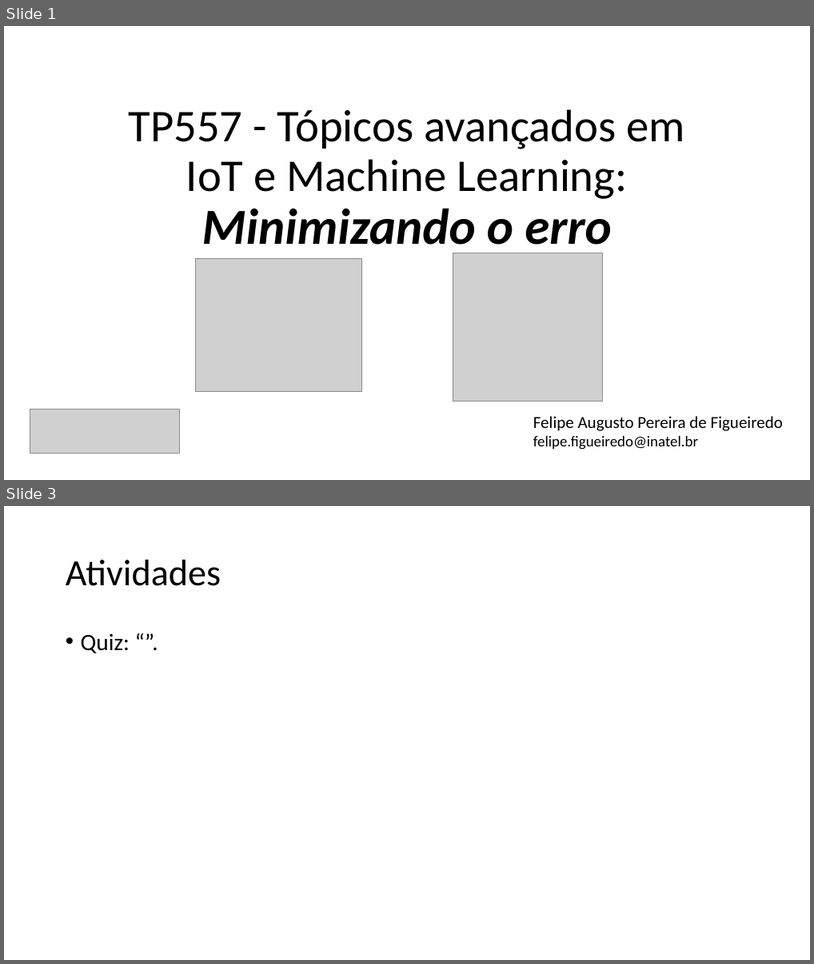
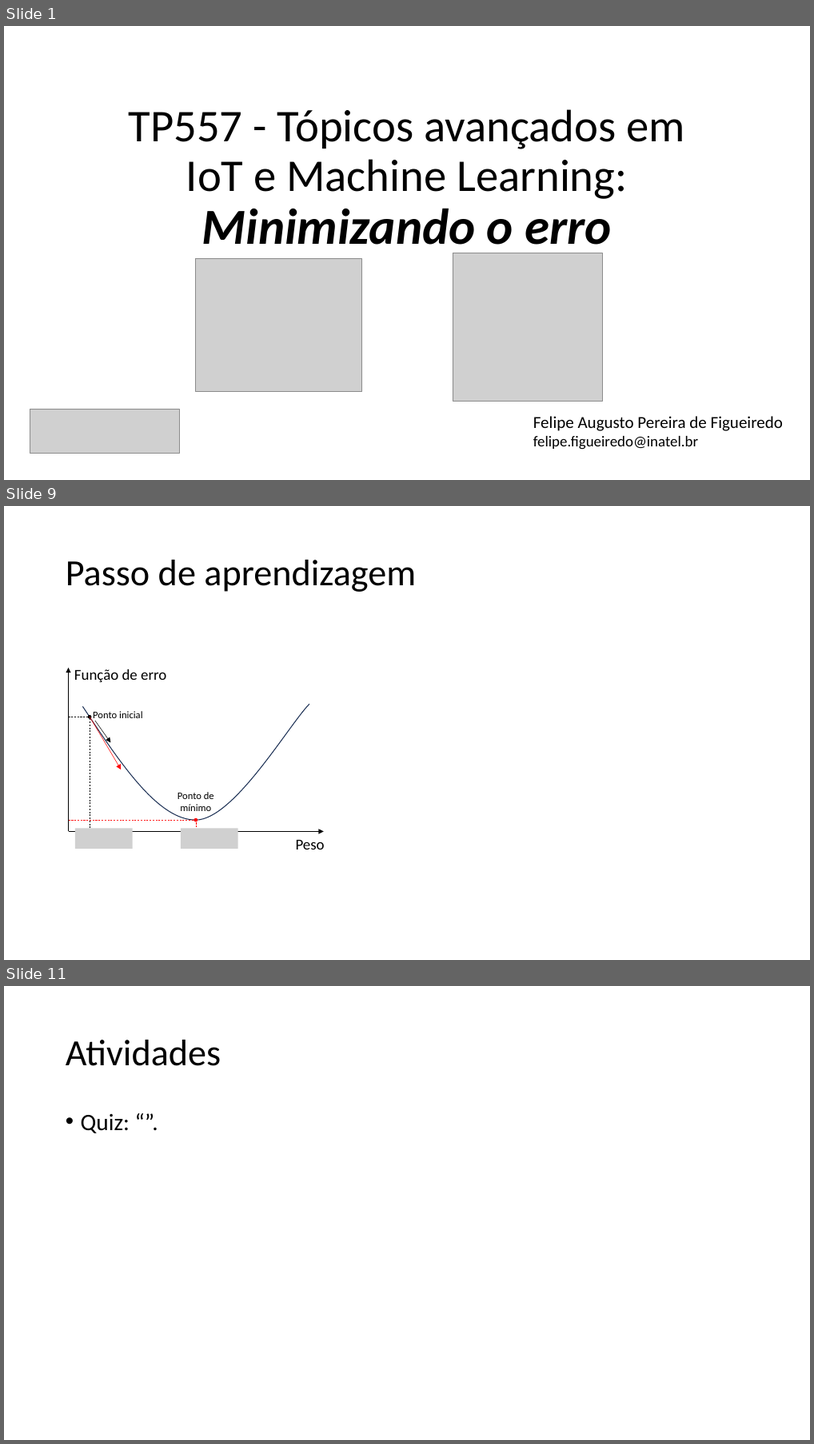
Before and after one commit to zz4fap/tp557-iot-ml, a slide deck: slides/TP557_6_Minimizando_o_erro.pptx. Shown one above the other, each under a label of ours: slides 1 and 3 before the commit, slides 1, 9 and 11 after it; the slides between them are not shown. The pictures are 814x964 and 814x1444 pixels, drawn with LibreOffice and Linux fonts; fonts in the diff are those of the drawing; grey boxes stand for pictures. Boxes give left, top, right and bottom in pixels: in the first picture for what was removed or moved away, otherwise in the second. Text is boxed around its words. In the diff, an @@ line names an element or a change of style, - is before the commit and + after.

```diff
--- a/slides/TP557_6_Minimizando_o_erro.pptx
+++ b/slides/TP557_6_Minimizando_o_erro.pptx
@@ slide 9 added at (4, 506, 810, 960), background #FFFFFF @@
@@ title added at (66, 560, 416, 592), 44 pt, text #000000 @@
+Passo de aprendizagem
@@ arrow added from (90, 716) to (121, 769), #FF0000 0.5 pt @@
@@ arrow added from (95, 720) to (110, 743), #000000 0.5 pt @@
@@ group added at (68, 668, 325, 849): 4 texts, 4 lines, 2 arrows, 2 ellipses, 2 pictures, 1 freeform shape @@
+Função de erro
+Peso
+Ponto de mínimo
+Ponto inicial
@@ what was slide 3 is now slide 11 @@
```
Also in this commit, not shown: 1 slide changed, 7 other slides added, 2 other files.
